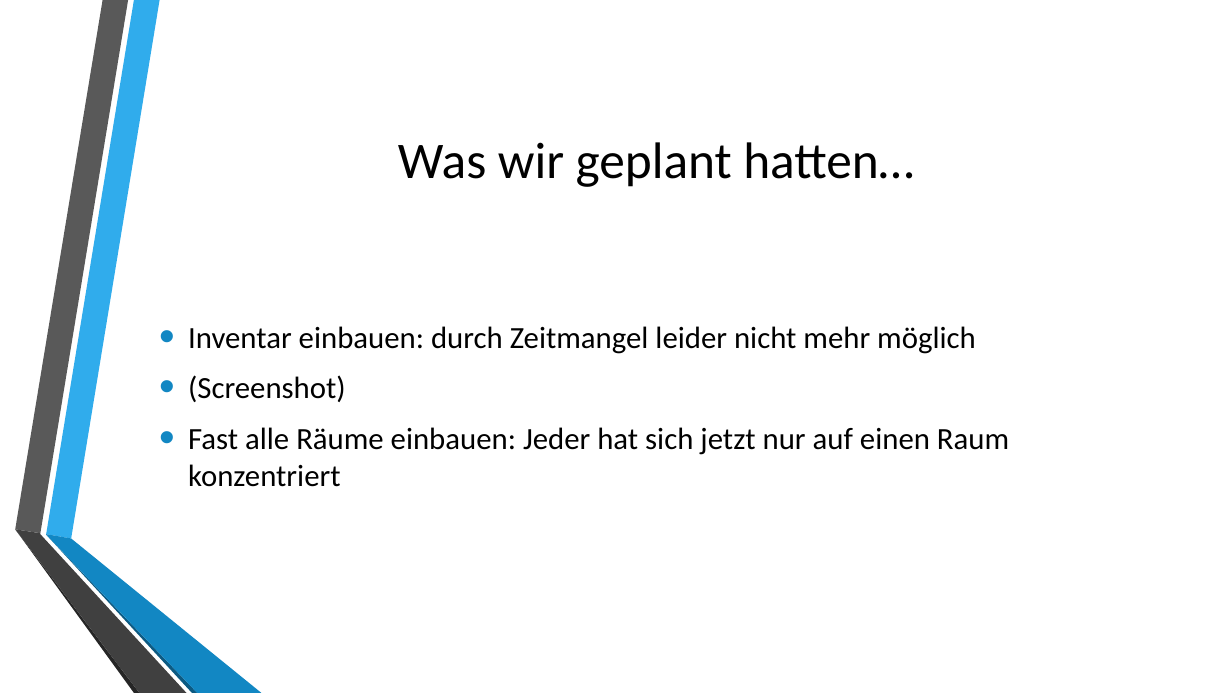
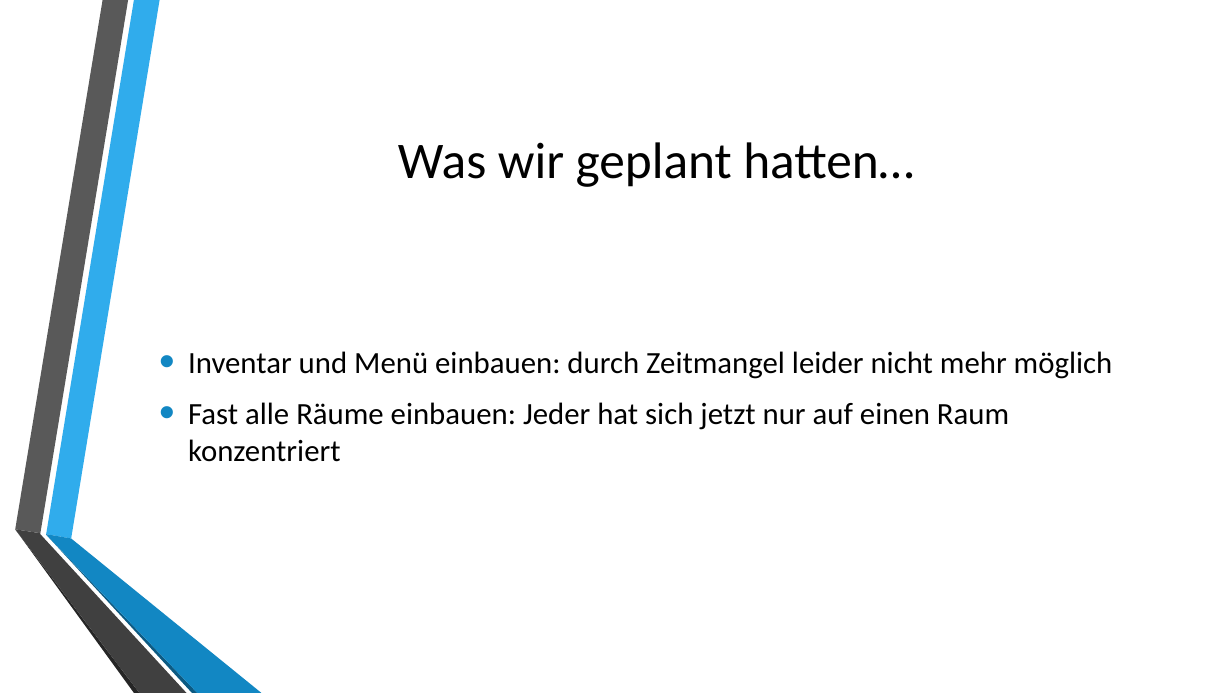
Before and after one commit to Rameos/PSMG_Team_EasyNote, a slide deck: slide 7 of Docs/Das fremde Ich Sprint3.pptx (slide 8 before the commit). Drawn at 1232x693 pixels with LibreOffice and Linux fonts; fonts in the diff are those of the drawing; background and template pictures are left out. Boxes give left, top, right and bottom in pixels: in the first picture for what was removed or moved away, otherwise in the second. Text is boxed around its words. In the diff, an @@ line names an element or a change of style, - is before the commit and + after.

```diff
--- a/Docs/Das fremde Ich Sprint3.pptx
+++ b/Docs/Das fremde Ich Sprint3.pptx
@@ text at [188, 351, 1113, 379]: text changed @@
-• Inventar einbauen: durch Zeitmangel leider nicht mehr möglich
-• (Screenshot)
+• Inventar und Menü einbauen: durch Zeitmangel leider nicht mehr möglich
```
Also in this commit, not shown: 3 other slides changed, 1 slide added, 1 other file.
